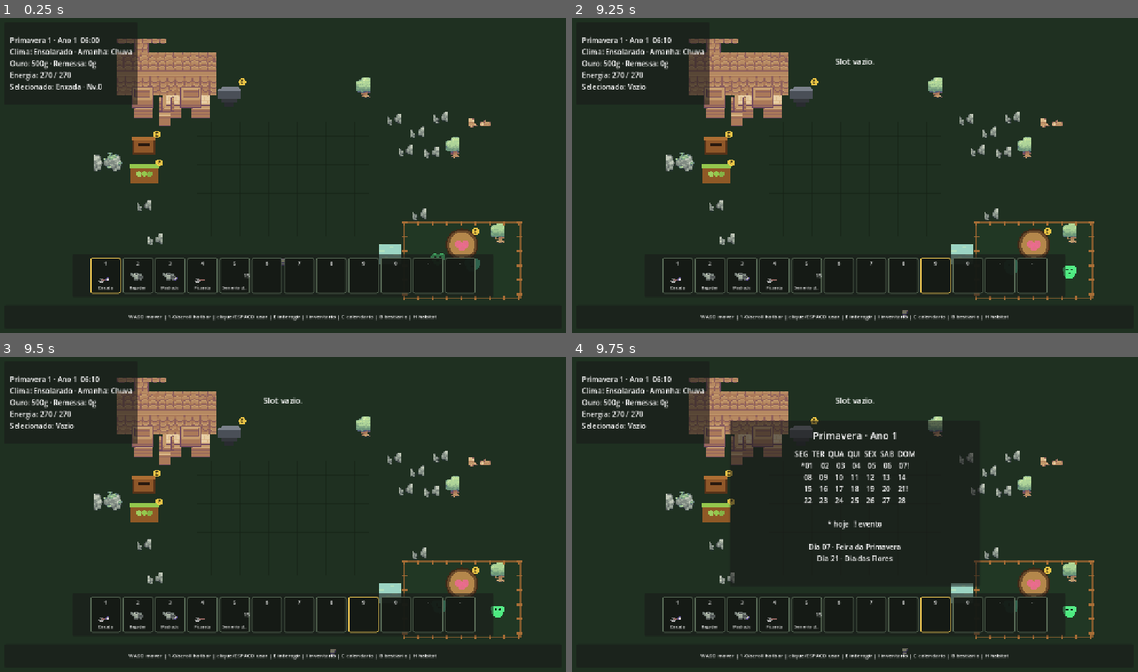
Above: before the commit, frames 1-4 (two rows, left to right).
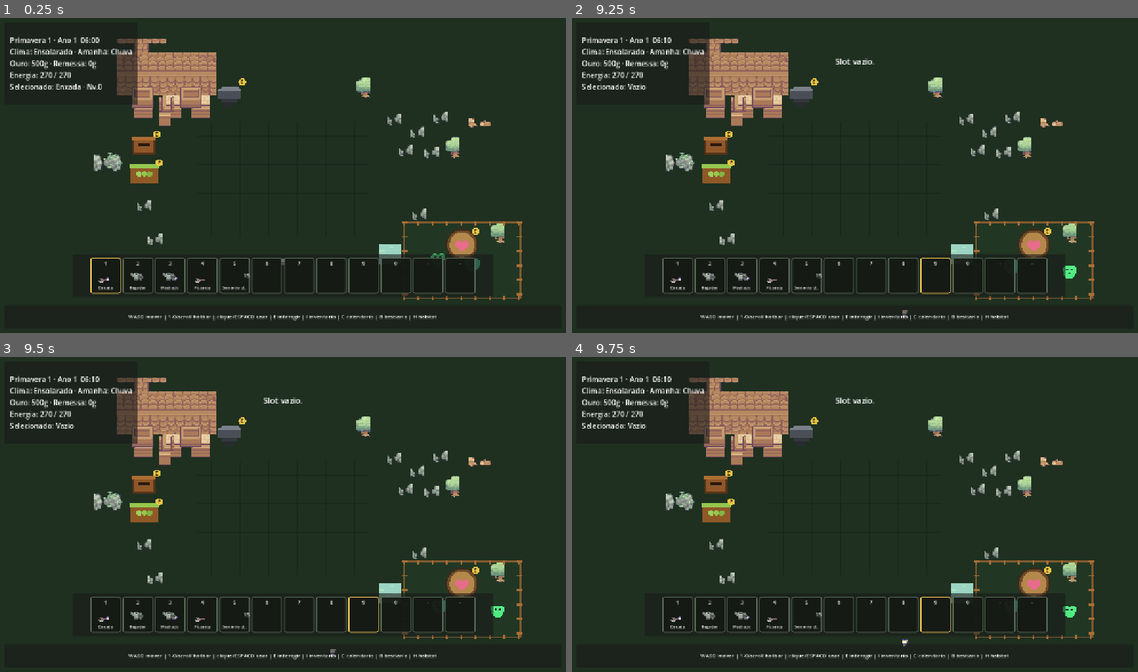
Above: after the commit, the same moments.

Repository: HelioConde/GameSlime
Game: Godot game, scene res://scenes/world/main.tscn
Two runs of this game, one before a commit and one after it. Both use one fixed random seed, a clock stepped at 60 frames per second and the inputs below.
Inputs (mouse positions are in pixels of both pictures, inside the frame that each line leads up to):
- Up to frame 1 (0.25 s): no input
- Up to frame 2 (9.25 s): tap Enter at 0.5, 2.75, 6.5 s; move the mouse to (979, 159) at 0.52 s; hold D 0.53-1.25 s; tap E at 0.6, 2.3, 3.8, 5.3, 6.8, 8.3 s; click (979, 159) at 0.67 s; tap Space at 0.77, 1.25, 3.77, 5, 6.77, 8.75 s; drag from (741, 191) to (826, 238) at 1.27 s; move the mouse to (911, 106) at 2.02 s; hold D 2.03-2.75 s; tap 1 at 2.1 s; drag from (826, 238) to (685, 128) at 2.77 s; move the mouse to (1024, 222) at 3.52 s; hold A 3.53-4.25 s; tap 3 at 3.6 s; tap Escape at 4.15 s; drag from (685, 128) to (770, 93) at 4.27 s; move the mouse to (883, 175) at 5.02 s; hold S 5.03-5.75 s; tap 5 at 5.1 s; click (883, 175) at 5.17 s; drag from (770, 93) to (741, 191) at 5.77 s; move the mouse to (979, 159) at 6.52 s; hold W 6.53-7.25 s; tap 7 at 6.6 s; drag from (741, 191) to (826, 238) at 7.27 s; move the mouse to (911, 106) at 8.02 s; hold S 8.03-8.75 s; tap 9 at 8.1 s; drag from (826, 238) to (685, 128) at 8.77 s
- Up to frame 3 (9.5 s): no input
- Up to frame 4 (9.75 s): move the mouse to (1024, 561) at 9.52 s; hold W from 9.53 s (still down); tap C at 9.6 s; click (1024, 561) at 9.67 s

Frames 1-3 are identical in both runs. In frame 4, 3.0% of the frame differs, in the area x 27-89%, y 20-95%.
Error after the commit: Invalid assignment of property or key 'visible' with value of type 'bool' on a base object of type 'null instance'. (res://scripts/ui/game_hud.gd:55)

Commit message:
feat: add seasonal seed shop interface

Diff:
--- a/scripts/ui/game_hud.gd
+++ b/scripts/ui/game_hud.gd
@@ -26,6 +26,11 @@
 @onready var inventory_detail: Label = $InventoryPanel/Margin/Content/Detail
 @onready var inventory_organize_button: Button = $InventoryPanel/Margin/Content/Actions/OrganizeButton
 @onready var inventory_close_button: Button = $InventoryPanel/Margin/Content/Actions/CloseButton
+@onready var shop_panel: PanelContainer = $ShopPanel
+@onready var shop_title: Label = $ShopPanel/Margin/Content/Title
+@onready var shop_balance: Label = $ShopPanel/Margin/Content/Balance
+@onready var shop_offers: VBoxContainer = $ShopPanel/Margin/Content/Offers
+@onready var shop_close_button: Button = $ShopPanel/Margin/Content/CloseButton
 
 var player: PlayerController
 var _feedback_time_left: float = 0.0
@@ -37,6 +42,7 @@
 var _inventory_built: bool = false
 var _inventory_slot_widgets: Array[InventorySlotWidget] = []
 var _pending_split_source: int = -1
+var _active_shop: SeedShop
 
 func _ready() -> void:
 	process_mode = Node.PROCESS_MODE_ALWAYS
@@ -46,9 +52,11 @@
 	bestiary_panel.visible = false
 	habitat_panel.visible = false
 	inventory_panel.visible = false
+	shop_panel.visible = false
 
 	inventory_organize_button.pressed.connect(_on_inventory_organize_pressed)
 	inventory_close_button.pressed.connect(_close_inventory)
+	shop_close_button.pressed.connect(_close_shop)
 
 func _unhandled_input(event: InputEvent) -> void:
 	if event is InputEventKey and event.pressed and not event.echo:
@@ -65,6 +73,10 @@
 			KEY_I:
 				_toggle_inventory()
 				get_viewport().set_input_as_handled()
+			KEY_ESCAPE:
+				if _any_menu_open():
+					_close_all_menus()
+					get_viewport().set_input_as_handled()
 
 func _process(delta: float) -> void:
 	if player == null:
@@ -86,6 +98,9 @@
 
 	if not player.feedback_requested.is_connected(_show_feedback):
 		player.feedback_requested.connect(_show_feedback)
+
+	if not player.shop_requested.is_connected(_open_shop):
+		player.shop_requested.connect(_open_shop)
 
 	if not player.inventory.inventory_changed.is_connected(_on_inventory_changed):
 		player.inventory.inventory_changed.connect(_on_inventory_changed)
@@ -273,6 +288,8 @@
 	bestiary_panel.visible = false
 	habitat_panel.visible = false
 	inventory_panel.visible = false
+	shop_panel.visible = false
+	_active_shop = null
 	calendar_panel.visible = next_visible
 	_update_menu_pause()
 
@@ -284,6 +301,8 @@
 	calendar_panel.visible = false
 	habitat_panel.visible = false
 	inventory_panel.visible = false
+	shop_panel.visible = false
+	_active_shop = null
 	bestiary_panel.visible = next_visible
 	_update_menu_pause()
 
@@ -295,6 +314,8 @@
 	calendar_panel.visible = false
 	bestiary_panel.visible = false
 	inventory_panel.visible = false
+	shop_panel.visible = false
+	_active_shop = null
 	habitat_panel.visible = next_visible
 	_update_menu_pause()
 
@@ -306,6 +327,8 @@
 	calendar_panel.visible = false
 	bestiary_panel.visible = false
 	habitat_panel.visible = false
+	shop_panel.visible = false
+	_active_shop = null
 	inventory_panel.visible = next_visible
 	_pending_split_source = -1
 	_update_menu_pause()
@@ -324,7 +347,27 @@
 		or bestiary_panel.visible
 		or habitat_panel.visible
 		or inventory_panel.visible
+		or shop_panel.visible
 	)
+
+func _any_menu_open() -> bool:
+	return (
+		calendar_panel.visible
+		or bestiary_panel.visible
+		or habitat_panel.visible
+		or inventory_panel.visible
+		or shop_panel.visible
+	)
+
+func _close_all_menus() -> void:
+	calendar_panel.visible = false
+	bestiary_panel.visible = false
+	habitat_panel.visible = false
+	inventory_panel.visible = false
+	shop_panel.visible = false
+	_active_shop = null
+	_pending_split_source = -1
+	_update_menu_pause()
 
 func _refresh_calendar_panel() -> void:
 	calendar_title.text = "%s · Ano %d" % [
@@ -659,3 +702,93 @@
 
 func _on_inventory_changed() -> void:
 	_refresh_inventory_panel()
+
+
+func _open_shop(shop: SeedShop) -> void:
+	if shop == null or player == null:
+		return
+
+	calendar_panel.visible = false
+	bestiary_panel.visible = false
+	habitat_panel.visible = false
+	inventory_panel.visible = false
+
+	_active_shop = shop
+	shop_panel.visible = true
+	_update_menu_pause()
+	_refresh_shop_panel()
+
+func _close_shop() -> void:
+	shop_panel.visible = false
+	_active_shop = null
+	_update_menu_pause()
+
+func _refresh_shop_panel() -> void:
+	if _active_shop == null or player == null:
+		return
+
+	shop_title.text = "Banca de Sementes · %s" % GameClock.get_season_name()
+	shop_balance.text = "Seu Ouro: %dg" % Economy.gold
+
+	for child in shop_offers.get_children():
+		child.queue_free()
+
+	var offers := _active_shop.get_current_offers()
+	if offers.is_empty():
+		var empty_label := Label.new()
+		empty_label.text = "Nenhuma oferta nesta estacao."
+		empty_label.horizontal_alignment = HORIZONTAL_ALIGNMENT_CENTER
+		shop_offers.add_child(empty_label)
+		return
+
+	for item in offers:
+		if item == null:
+			continue
+
+		var row := HBoxContainer.new()
+		row.custom_minimum_size = Vector2(0, 74)
+		row.add_theme_constant_override("separation", 10)
+		shop_offers.add_child(row)
+
+		var info := VBoxContainer.new()
+		info.size_flags_horizontal = Control.SIZE_EXPAND_FILL
+		row.add_child(info)
+
+		var name_label := Label.new()
+		name_label.text = item.display_name
+		name_label.add_theme_font_size_override("font_size", 16)
+		info.add_child(name_label)
+
+		var crop_text := ""
+		if item.crop_to_plant != null:
+			crop_text = "%d dias · venda %dg" % [
+				item.crop_to_plant.growth_days,
+				item.crop_to_plant.sell_value,
+			]
+
+		var detail_label := Label.new()
+		detail_label.text = "%dg cada · %s" % [item.buy_price, crop_text]
+		detail_label.add_theme_font_size_override("font_size", 12)
+		detail_label.modulate = Color(0.78, 0.80, 0.74)
+		info.add_child(detail_label)
+
+		var buy_one := Button.new()
+		buy_one.text = "Comprar 1"
+		buy_one.disabled = not Economy.can_afford(item.buy_price)
+		buy_one.pressed.connect(_on_shop_buy.bind(item.id, 1))
+		row.add_child(buy_one)
+
+		var buy_five := Button.new()
+		buy_five.text = "Comprar 5"
+		buy_five.disabled = not Economy.can_afford(item.buy_price * 5)
+		buy_five.pressed.connect(_on_shop_buy.bind(item.id, 5))
+		row.add_child(buy_five)
+
+func _on_shop_buy(item_id: StringName, amount: int) -> void:
+	if _active_shop == null or player == null:
+		return
+
+	var message := _active_shop.purchase(player, item_id, amount)
+	_show_feedback(message)
+	_refresh_shop_panel()
+	_refresh_inventory_panel()
